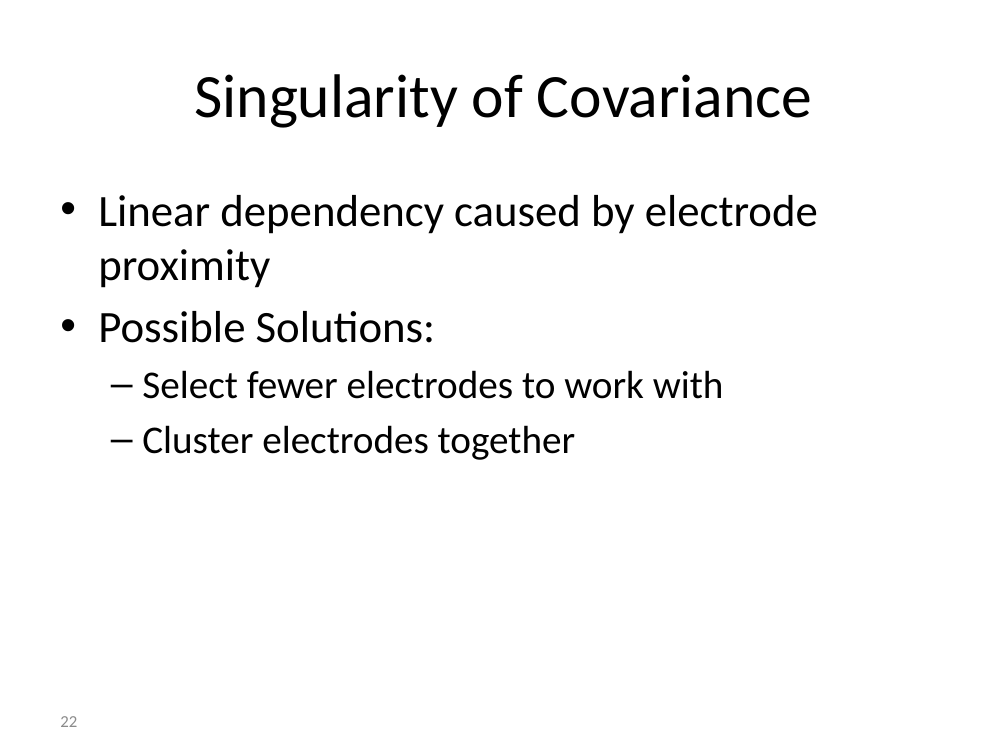
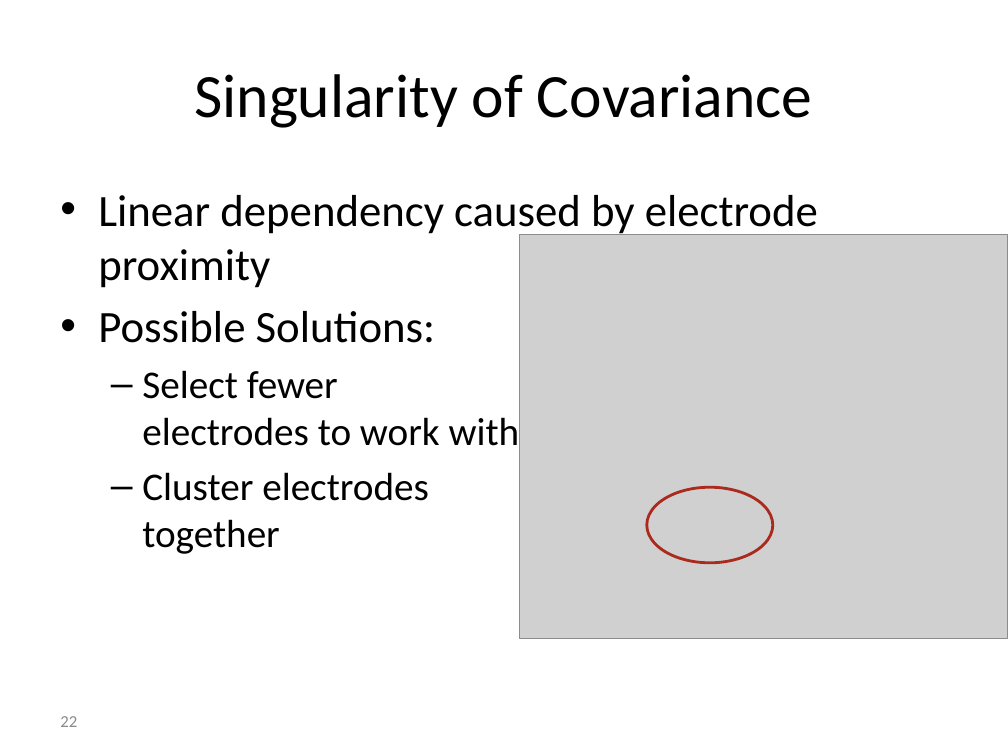
Before and after one commit to reggevlivney/BrainSway, a slide deck: slide 22 of Project_Midterm_Presentation.pptx. Drawn at 1008x756 pixels with LibreOffice and Linux fonts; fonts in the diff are those of the drawing; grey boxes stand for pictures; background and template pictures are left out. Boxes give left, top, right and bottom in pixels: in the first picture for what was removed or moved away, otherwise in the second. Text is boxed around its words. In the diff, an @@ line names an element or a change of style, - is before the commit and + after.

```diff
--- a/Project_Midterm_Presentation.pptx
+++ b/Project_Midterm_Presentation.pptx
@@ text "Linear dependency caused by electrode ..." rewrapped from (98, 195, 818, 460) to (98, 195, 818, 554) @@
@@ picture added at (520, 235, 1008, 638) @@
@@ ellipse added at (647, 487, 773, 562), outline #AA2B1E 2 pt @@
```
Also in this commit, not shown: 7 other slides changed, 1 other file.
